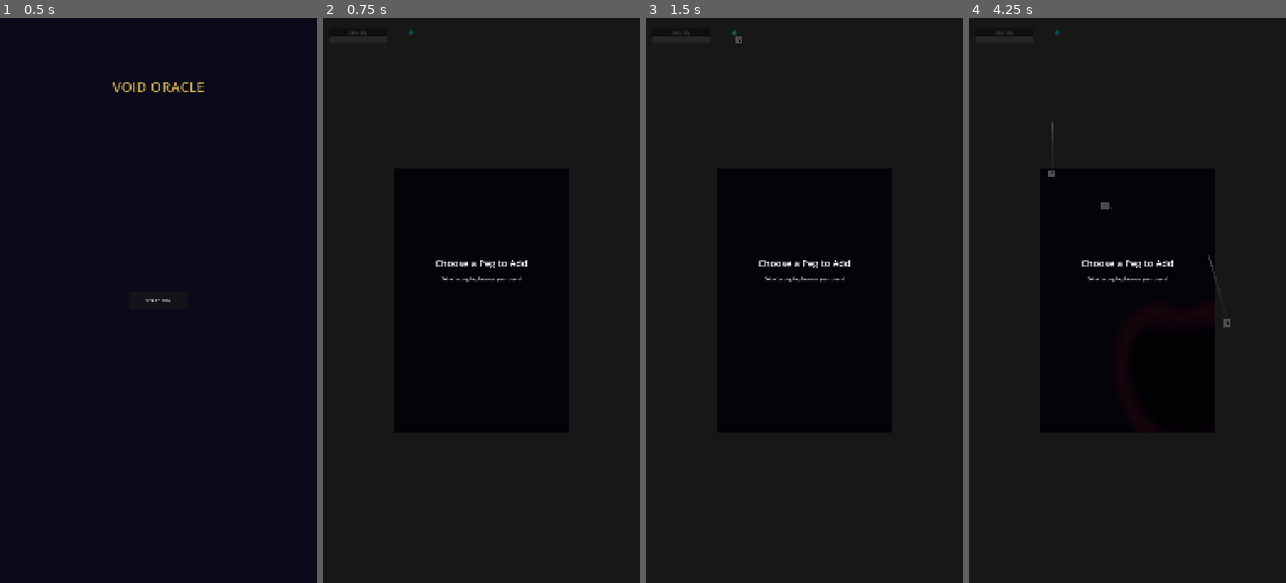
Above: before the commit, frames 1-4 (left to right).
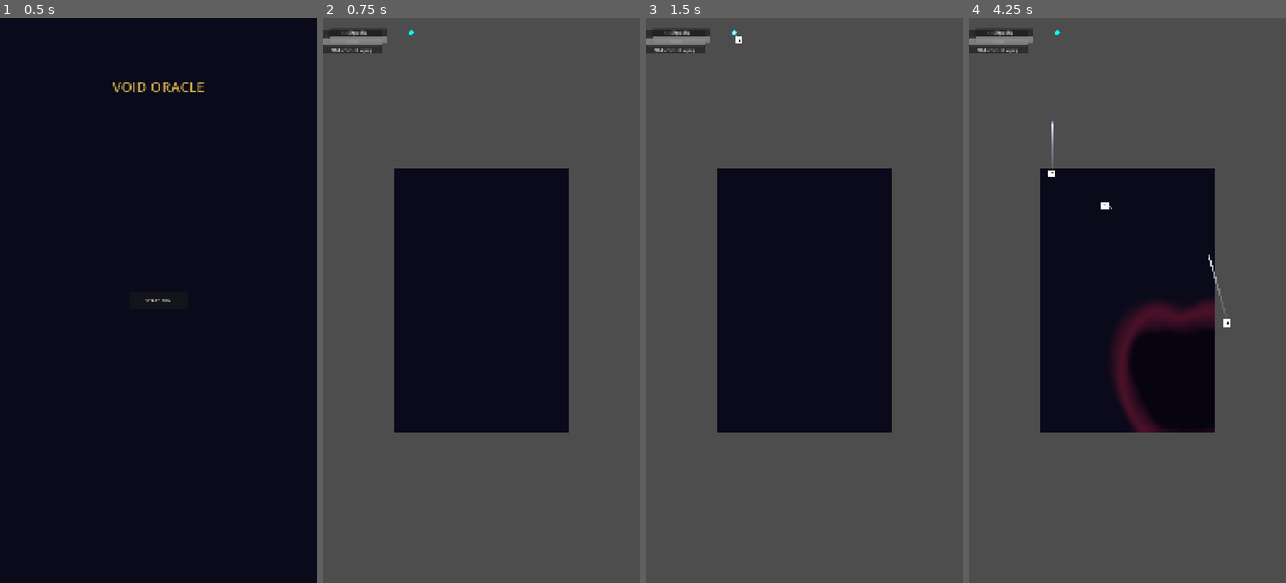
Above: after the commit, the same moments.

Repository: klampatech/void-oracle
Game: Godot game, scene res://scenes/menus/MainMenu.tscn
The game is run twice, just before and just after one commit, with the same random seed, the same clock (stepped at 60 frames per second) and the same inputs.
Inputs (mouse positions are in pixels of both pictures, inside the frame that each line leads up to):
- Up to frame 1 (0.5 s): no input
- Up to frame 2 (0.75 s): click "START RUN" at 0.5 s
- Up to frame 3 (1.5 s): tap Enter at 1.25 s; move the mouse to (874, 272) at 1.27 s; click (874, 272) at 1.42 s
- Up to frame 4 (4.25 s): move the mouse to (1064, 328) at 2.02 s; click (1064, 328) at 2.17 s; move the mouse to (1159, 176) at 2.77 s; click (1159, 176) at 2.92 s; move the mouse to (1111, 413) at 3.52 s; click (1111, 413) at 3.67 s

Frame 1 is identical in both runs. In frame 2, 74% of the frame differs, in the area x 0-100%, y 0-100%; in frame 3, 74%; in frame 4, 77%.
Error before the commit: Parse Error: Cannot assign a value of type "JSON" as "Dictionary". (res://scripts/ui/DraftUI.gd:27)

Commit message:
fix: JSON loading in DraftSystem and DraftUI
- Use FileAccess and JSON.parse instead of preload for JSON files
- Follows existing pattern in BasePeg.gd

Co-Authored-By: Claude Opus 4.6 <noreply@anthropic.com>

Diff:
--- a/scripts/game/systems/DraftSystem.gd
+++ b/scripts/game/systems/DraftSystem.gd
@@ -18,8 +18,11 @@
 	"legendary": ["oracle", "void_rift"],
 }
 
-## Preload peg definitions
-var _peg_data: Dictionary = preload("res://data/pegs/peg_definitions.json")
+## Peg definitions
+var _peg_data: Dictionary = {}
+
+## Peg definitions path
+const PEG_DATA_PATH := "res://data/pegs/peg_definitions.json"
 
 ## Current offerings
 var _current_offerings: Array[String] = []
@@ -35,10 +38,24 @@
 
 
 func _ready() -> void:
+	# Load peg definitions
+	_load_peg_data()
+
 	# Get board reference
 	_board = get_tree().get_first_node_in_group("board")
 	if not _board:
 		_board = get_node_or_null("../Board")
+
+
+func _load_peg_data() -> void:
+	var file := FileAccess.open(PEG_DATA_PATH, FileAccess.READ)
+	if file:
+		var json_text := file.get_as_text()
+		var json := JSON.new()
+		var error := json.parse(json_text)
+		if error == OK:
+			_peg_data = json.data
+		file.close()
 
 
 ## Generate 3 random peg offerings based on tier weights
--- a/scripts/ui/DraftUI.gd
+++ b/scripts/ui/DraftUI.gd
@@ -24,10 +24,16 @@
 }
 
 ## Peg definitions
-var _peg_data: Dictionary = preload("res://data/pegs/peg_definitions.json")
+var _peg_data: Dictionary = {}
+
+## Peg definitions path
+const PEG_DATA_PATH := "res://data/pegs/peg_definitions.json"
 
 
 func _ready() -> void:
+	# Load peg definitions
+	_load_peg_data()
+
 	# Get DraftSystem reference
 	_draft_system = get_tree().get_first_node_in_group("draft_system")
 	if not _draft_system:
@@ -35,6 +41,17 @@
 
 	# Hide initially
 	hide()
+
+
+func _load_peg_data() -> void:
+	var file := FileAccess.open(PEG_DATA_PATH, FileAccess.READ)
+	if file:
+		var json_text := file.get_as_text()
+		var json := JSON.new()
+		var error := json.parse(json_text)
+		if error == OK:
+			_peg_data = json.data
+		file.close()
 
 
 ## Show draft UI with offerings
